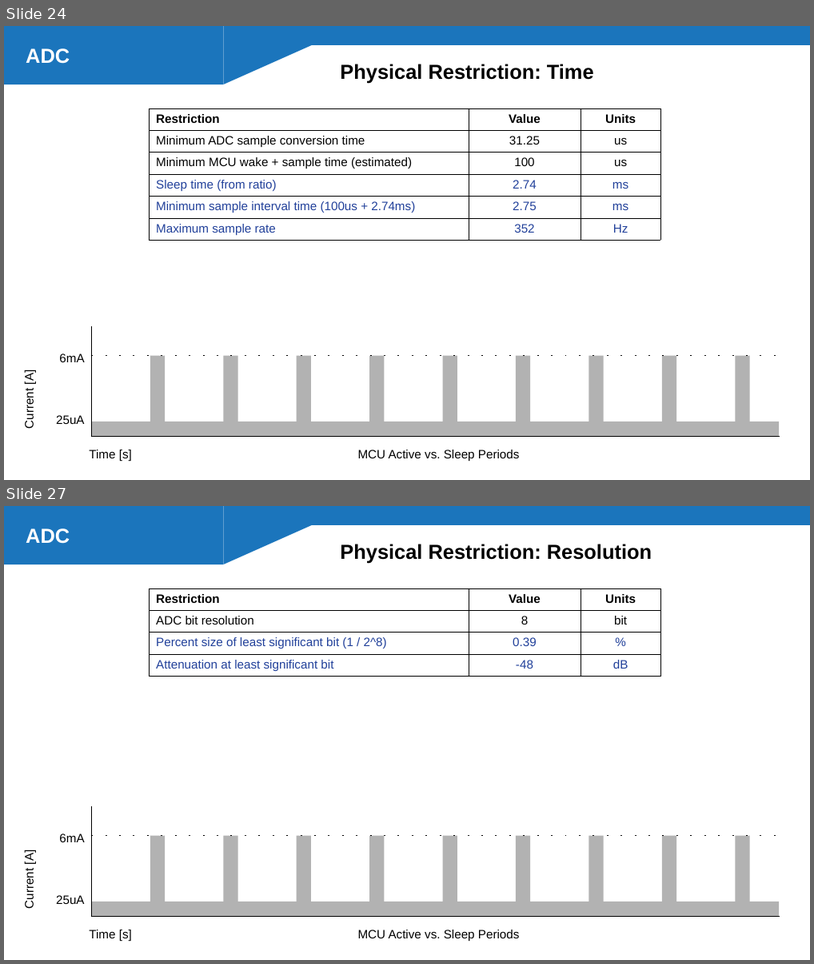
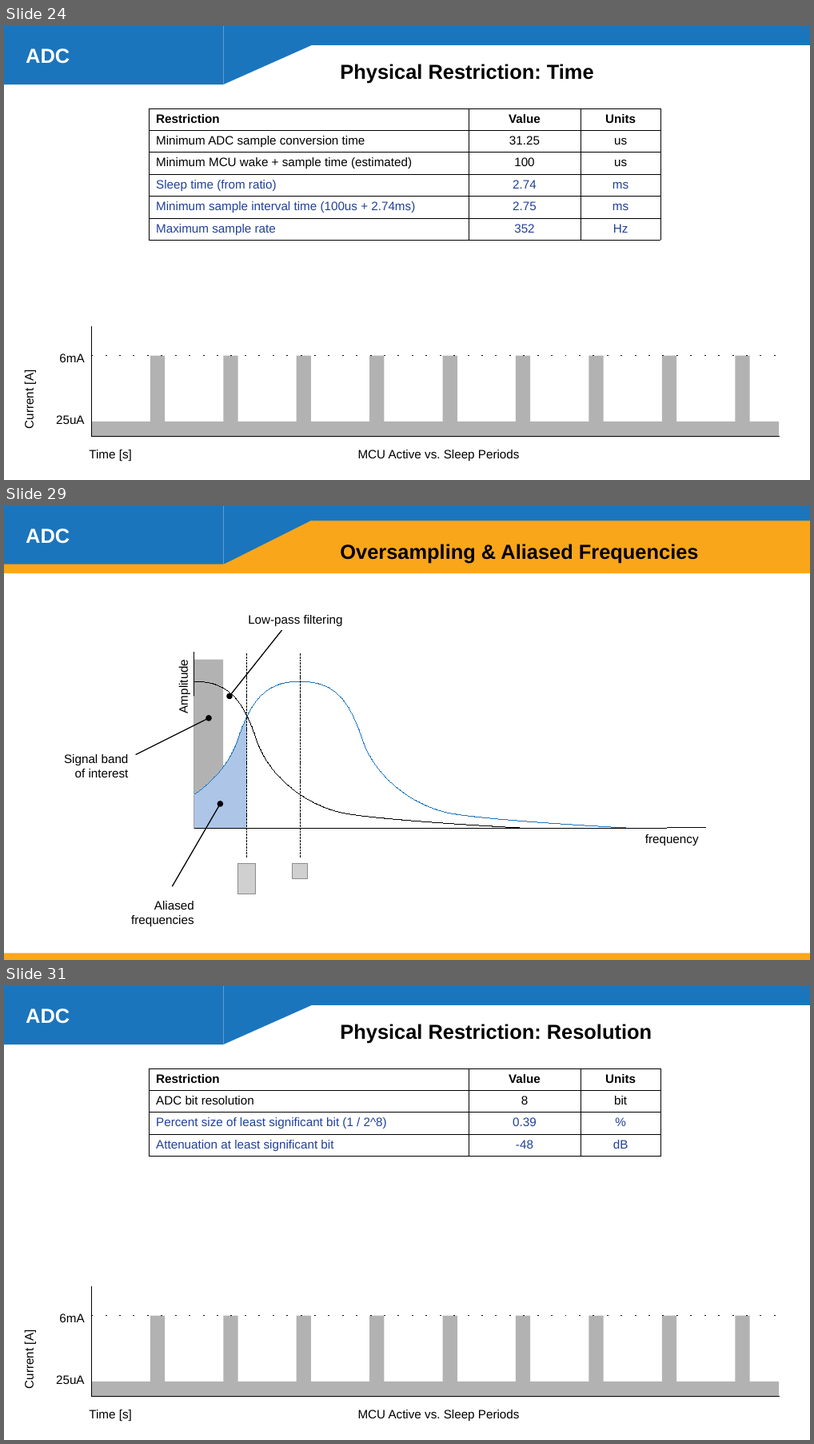
Before and after one commit to g-i-wilson/SEL-presentation, a slide deck: pres.odp. Shown one above the other, each under a label of ours: slides 24 and 27 before the commit, slides 24, 29 and 31 after it; the slides between them are not shown. The pictures are 814x964 and 814x1444 pixels, drawn with LibreOffice and Linux fonts; fonts in the diff are those of the drawing; grey boxes stand for pictures. Boxes give left, top, right and bottom in pixels: in the first picture for what was removed or moved away, otherwise in the second. Text is boxed around its words. In the diff, an @@ line names an element or a change of style, - is before the commit and + after.

```diff
--- a/pres.odp
+++ b/pres.odp
@@ slide 29 added at <box>4,506,810,960</box>, background #FFFFFF; not listed: 3 template elements that a slide beside it also shows @@
@@ text added at <box>26,528,70,544</box>, 20 pt, text #FFFFFF, bold @@
+ADC
@@ right triangle added at <box>223,520,311,564</box>, fill #FAA61A @@
@@ rectangle added at <box>310,520,810,564</box>, fill #FAA61A @@
@@ text added at <box>340,544,699,563</box>, 20 pt, text #000000, bold @@
+Oversampling & Aliased Frequencies
@@ rectangle added at <box>4,564,810,573</box>, fill #FAA61A @@
@@ text added at <box>248,615,343,626</box>, 12 pt, text #000000 @@
+Low-pass filtering
@@ arrow added from (282, 630) to (230, 696), #000000 0.99 pt @@
@@ text added at <box>177,664,190,712</box>, 12 pt, text #000000 @@
+Amplitude
@@ rectangle added at <box>194,660,223,828</box>, fill #B2B2B2 @@
@@ line added from (194, 652) to (194, 828), #000000 0 pt @@
@@ line added from (247, 857) to (247, 652), #000000 0 pt @@
@@ line added from (301, 857) to (301, 652), #000000 0 pt @@
@@ freeform shape added at <box>4,682,300,828</box>, outline #1B75BC 0 pt @@
@@ rectangle added at <box>4,696,194,850</box>, fill #FFFFFF @@
@@ freeform shape added at <box>194,682,520,828</box>, outline #000000 0 pt @@
@@ freeform shape added at <box>300,682,626,828</box>, outline #1B75BC 0 pt @@
@@ arrow added from (136, 755) to (209, 718), #000000 0.99 pt @@
@@ freeform shape added at <box>194,717,247,828</box>, fill #ADC5E7 @@
@@ text added at <box>64,754,129,777</box>, 12 pt, text #000000 @@
+Signal band of interest
@@ arrow added from (172, 887) to (221, 804), #000000 0.99 pt @@
@@ line added from (706, 828) to (194, 828), #000000 0 pt @@
@@ text added at <box>646,834,699,845</box>, 12 pt, text #000000 @@
+frequency
@@ picture added at <box>238,863,256,894</box> @@
@@ picture added at <box>292,863,308,879</box> @@
@@ text added at <box>131,900,194,926</box>, 12 pt, text #000000 @@
+Aliased frequencies
@@ rectangle added at <box>4,953,810,960</box>, fill #FAA61A @@
@@ what was slide 27 is now slide 31 @@
```
Also in this commit, not shown: 3 slides changed, 4 other slides added, 1 slide removed.
